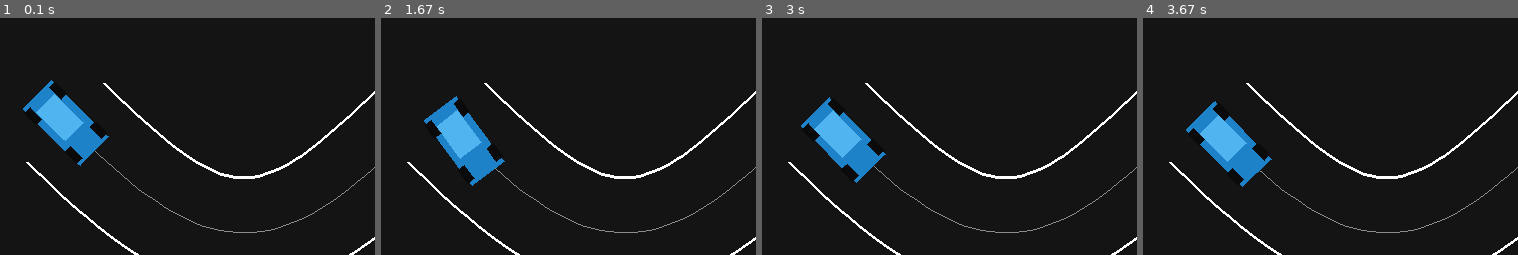
Above: before the commit, frames 1-4 (left to right).
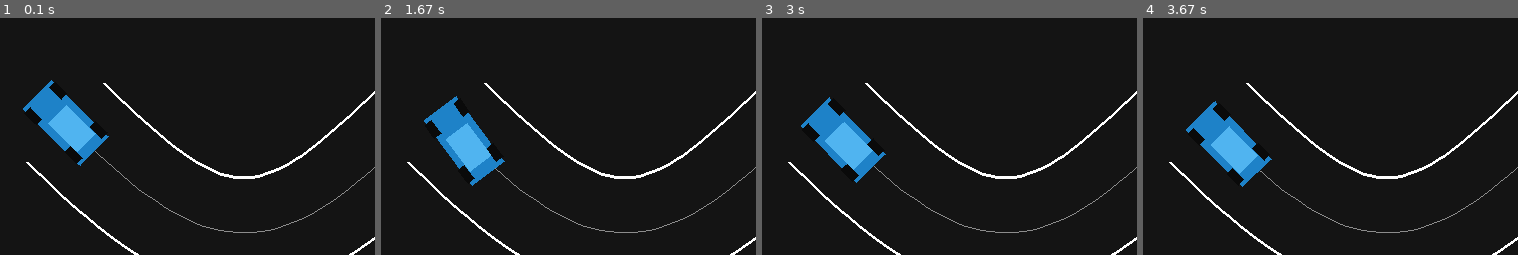
Above: after the commit, the same moments.

Repository: FranMacias00/2d-autonomous-driving-rl
Game: pygame game, started from src/scripts/run_interactive.py
Two runs of this game, one before a commit and one after it. Both use one fixed random seed, a clock stepped at 60 frames per second and the inputs below.
Inputs:
- Up to frame 1 (0.1 s): no input
- Up to frame 2 (1.67 s): hold W 0.83-1.3 s; hold D from 1.33 s (still down)
- Up to frame 3 (3 s): release D at 1.8 s; hold A 1.83-2.37 s; hold S 2.4-2.7 s; hold A from 2.73 s (still down)
- Up to frame 4 (3.67 s): release A at 3.13 s; hold W 3.17-3.53 s; hold D from 3.57 s (still down)
The pictures show only the part of the screen within x 0-50%, y 42-92%; the shares and areas given below are measured in that part.

The runs differ from the first frame. In frame 1, 1.0% of the frame differs, in the area x 9-26%, y 32-57%; in frame 2, 1.0%; in frame 3, 1.0%, in the area x 13-30%, y 38-65%; in frame 4, 1.0%.

Commit message:
Fix parte delantera del coche siguiendo dirección del circuito

Diff:
--- a/src/render/pygame_renderer.py
+++ b/src/render/pygame_renderer.py
@@ -72,7 +72,7 @@
         geometry = self.geometry
 
         chassis = self._rect_points((0.0, 0.0), geometry.length, geometry.width)
-        cabin_center = (-geometry.length * 0.1, 0.0)
+        cabin_center = (geometry.length * 0.1, 0.0)
         cabin = self._rect_points(cabin_center, geometry.cabin_length, geometry.cabin_width)
 
         wheel_offsets = [
